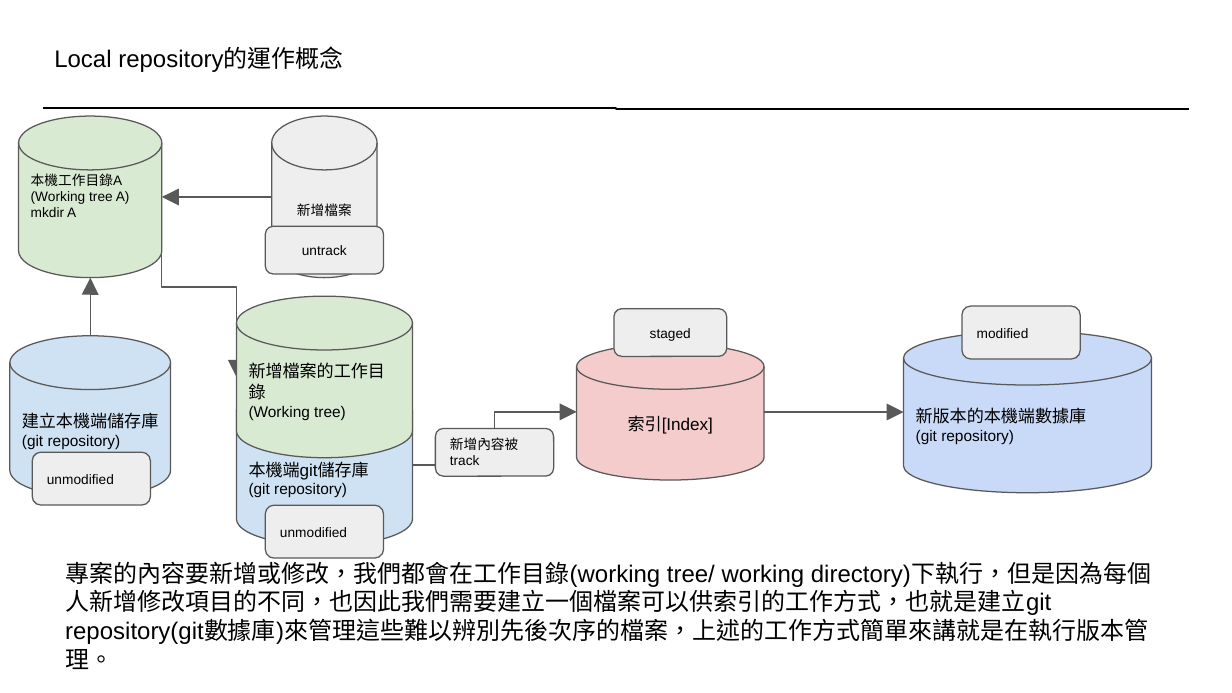
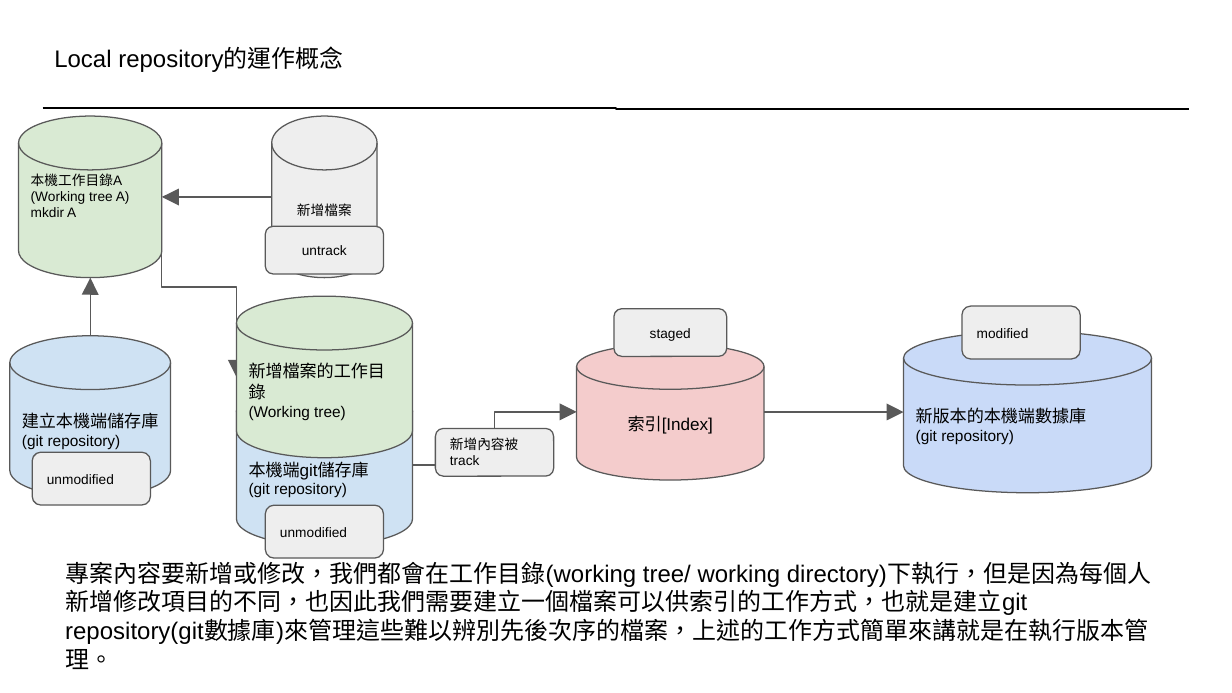
Before and after one commit to JefferyTzeng/LQA, a slide deck: slide 1 of LQA 作業流程.odp. Drawn at 1232x693 pixels with LibreOffice and Linux fonts; fonts in the diff are those of the drawing. Boxes give left, top, right and bottom in pixels: in the first picture for what was removed or moved away, otherwise in the second. Text is boxed around its words. In the diff, an @@ line names an element or a change of style, - is before the commit and + after.

Commit message:
第一次修改檔案內容

```diff
--- a/LQA 作業流程.odp
+++ b/LQA 作業流程.odp
@@ text at [65,557,1151,669]: text changed @@
-專案的內容要新增或修改，我們都會在工作目錄(working tree/ working directory)下執行，但是因為每個人新增修改項目的不同，也因此我們需要建立一個檔案可以供索引的工作方式，也就是建立git repository(git數據庫)來管理這些難以辨別先後次序的檔案，上述的工作方式簡單來講就是在執行版本管理。
+專案內容要新增或修改，我們都會在工作目錄(working tree/ working directory)下執行，但是因為每個人新增修改項目的不同，也因此我們需要建立一個檔案可以供索引的工作方式，也就是建立git repository(git數據庫)來管理這些難以辨別先後次序的檔案，上述的工作方式簡單來講就是在執行版本管理。
```
